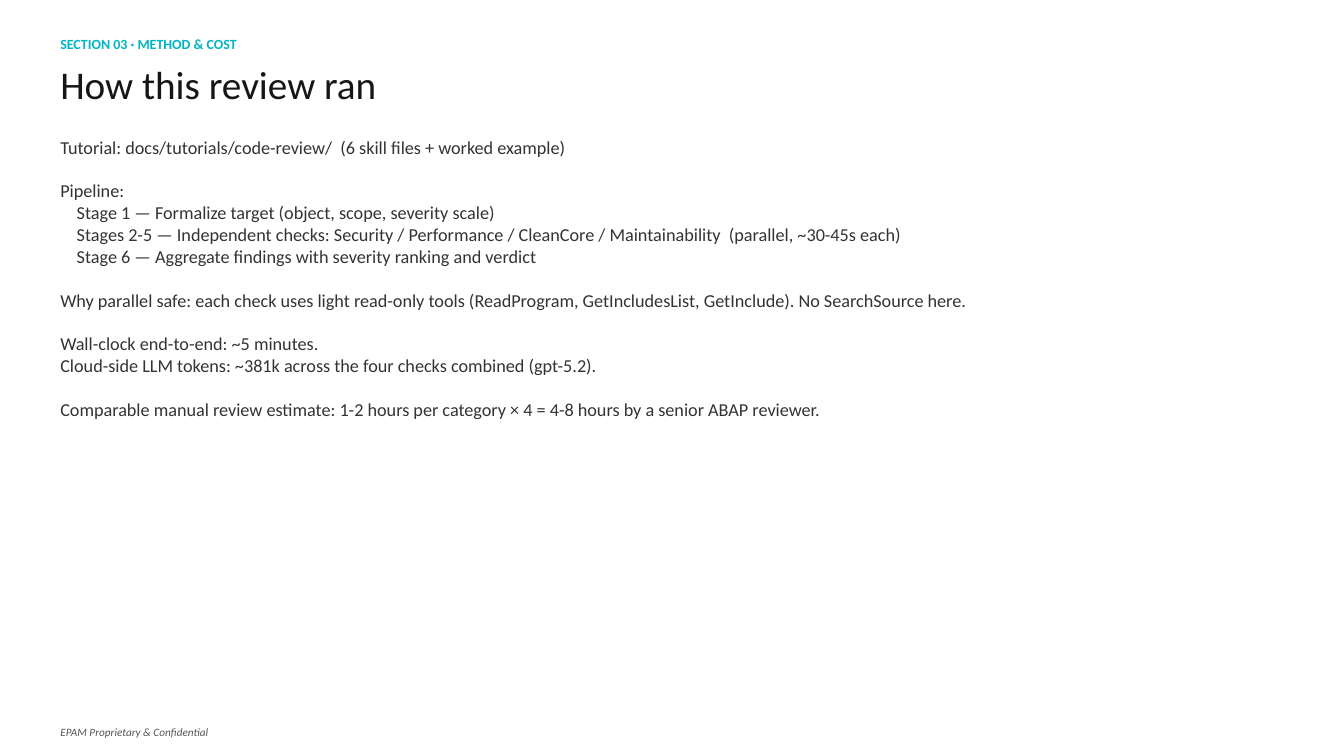
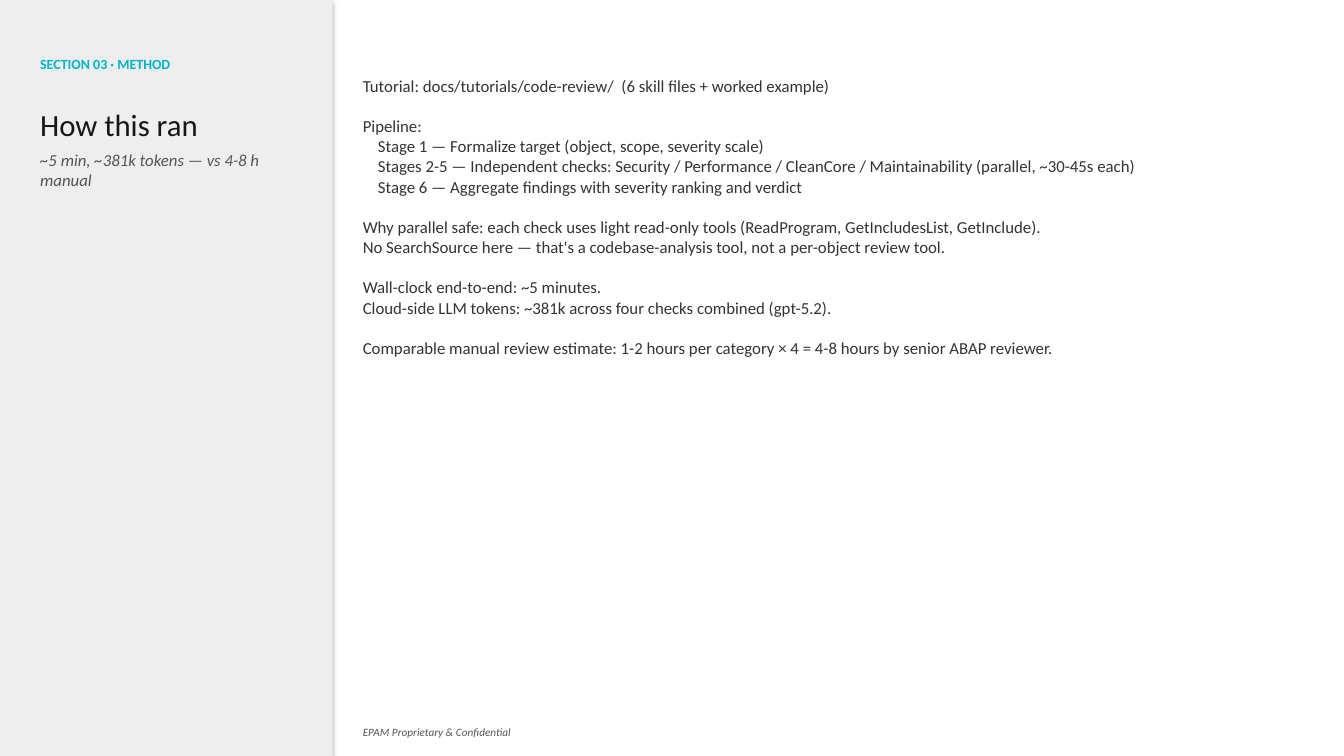
Before and after one commit to fr0ster/cloud-llm-hub, a slide deck: slide 9 of docs/tutorials/code-review/examples/ZDMS_UPLOAD_FILES/report.pptx. Drawn at 1344x756 pixels with LibreOffice and Linux fonts; fonts in the diff are those of the drawing. Boxes give left, top, right and bottom in pixels: in the first picture for what was removed or moved away, otherwise in the second. Text is boxed around its words. In the diff, an @@ line names an element or a change of style, - is before the commit and + after.

```diff
--- a/docs/tutorials/code-review/examples/ZDMS_UPLOAD_FILES/report.pptx
+++ b/docs/tutorials/code-review/examples/ZDMS_UPLOAD_FILES/report.pptx
@@ rectangle added at box(0, 0, 333, 756), fill #EEEEEE @@
@@ text at box(40, 60, 170, 69): text changed @@
-SECTION 03 · METHOD & COST
+SECTION 03 · METHOD
@@ text removed at box(60, 71, 376, 100) @@
-How this review ran
@@ text "Tutorial: docs/tutorials/code-review/ (6 skill files ...": place and size @@
-text "Tutorial: docs/tutorials/code-review/ (6 skill files ..." at box(60, 141, 966, 419)
+text "Tutorial: docs/tutorials/code-review/ (6 skill files ..." at box(363, 80, 1134, 357)
@@ text at box(363, 80, 1134, 293): size 13 to 12 pt in "Tutorial: docs/tutorials/code-review/ (6 skill files + worke ...", "Pipeline:", "Stage 1 — Formalize target (object, scope, ...", "Stages 2-5 — Independent checks: Security / ..." and 2 more places @@
@@ text added at box(40, 114, 259, 186), 12 pt, text #555555, italic @@
+How this ran
+~5 min, ~381k tokens — vs 4-8 h manual
@@ text at box(363, 221, 1041, 256): text changed; size 13 to 12 pt @@
-Why parallel safe: each check uses light read-only tools (ReadProgram, GetIncludesList, GetInclude). No SearchSource here.
+Why parallel safe: each check uses light read-only tools (ReadProgram, GetIncludesList, GetInclude).
+No SearchSource here — that's a codebase-analysis tool, not a per-object review tool.
@@ text at box(363, 302, 1052, 357): text changed; size 13 to 12 pt @@
-Cloud-side LLM tokens: ~381k across the four checks combined (gpt-5.2).
-Comparable manual review estimate: 1-2 hours per category × 4 = 4-8 hours by a senior ABAP reviewer.
+Cloud-side LLM tokens: ~381k across four checks combined (gpt-5.2).
+Comparable manual review estimate: 1-2 hours per category × 4 = 4-8 hours by senior ABAP reviewer.
@@ text "EPAM Proprietary & Confidential": place and size @@
-text "EPAM Proprietary & Confidential" at box(60, 728, 208, 738)
+text "EPAM Proprietary & Confidential" at box(363, 728, 511, 738)
```
Also in this commit, not shown: 7 other slides changed, 21 other files.
